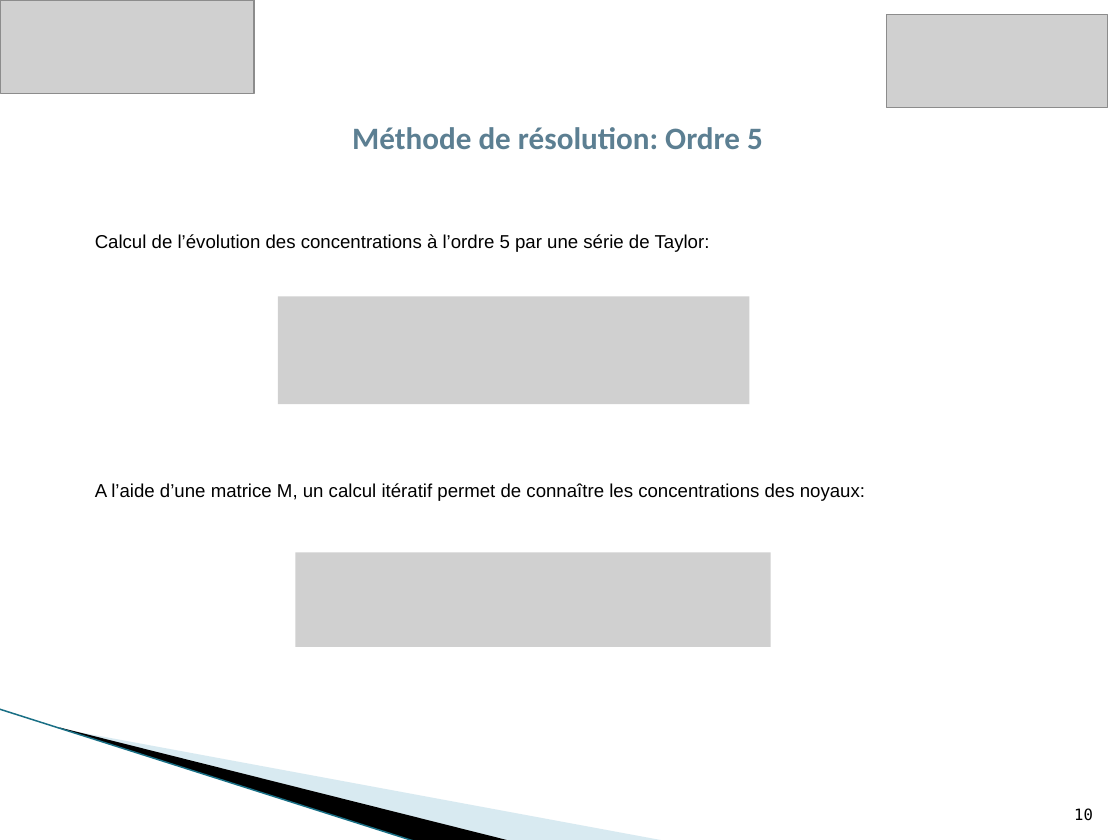
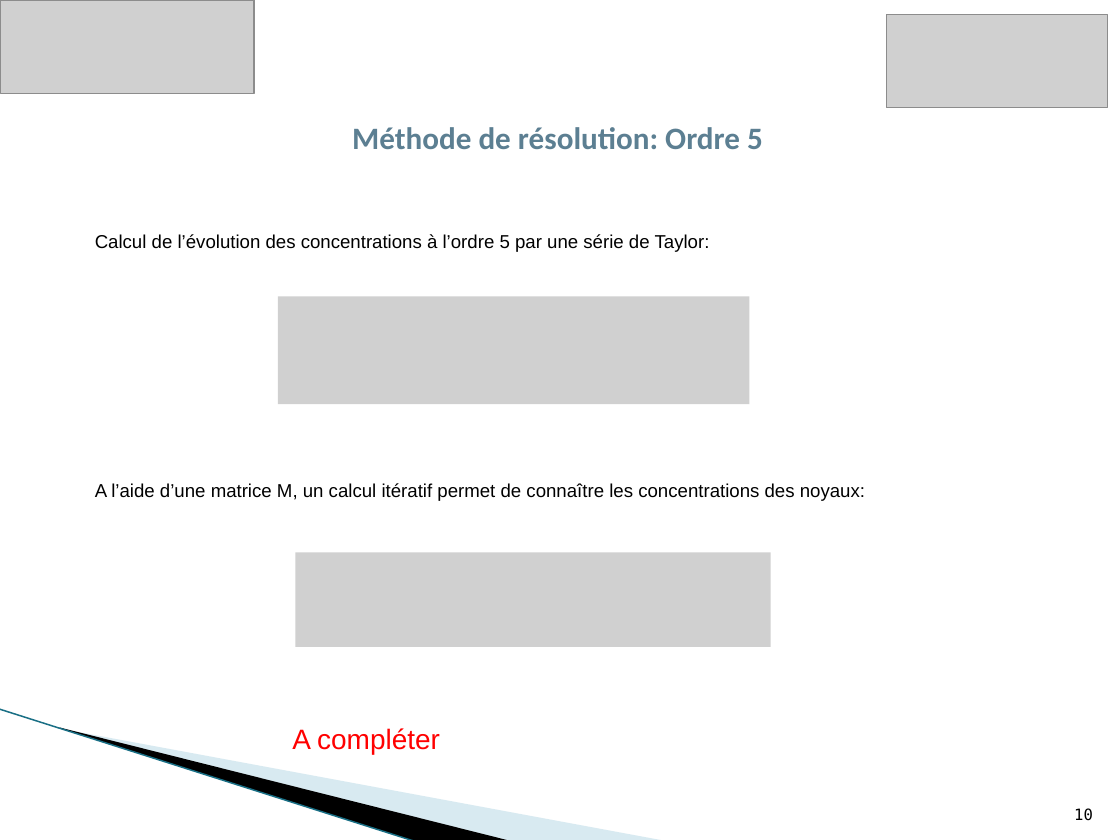
Before and after one commit to phjacquet/physor-smr-fbo, a slide deck: slide 10 of Fabien/ppt soutenance FBO.pptx. Drawn at 1120x840 pixels with LibreOffice and Linux fonts; fonts in the diff are those of the drawing; grey boxes stand for pictures; background and template pictures are left out. Boxes give left, top, right and bottom in pixels: in the first picture for what was removed or moved away, otherwise in the second. Text is boxed around its words. In the diff, an @@ line names an element or a change of style, - is before the commit and + after.

```diff
--- a/Fabien/ppt soutenance FBO.pptx
+++ b/Fabien/ppt soutenance FBO.pptx
@@ text added at [292, 728, 440, 754], 18 pt, text #FF0000 @@
+A compléter
```
Also in this commit, not shown: 17 other slides changed, 1 slide added.
